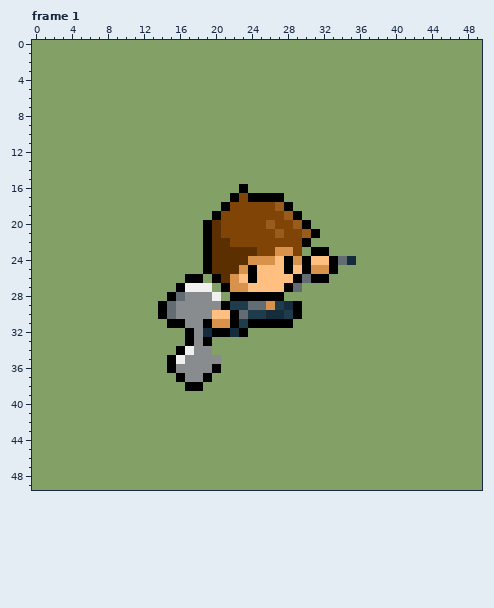
One commit to this pixel-art file: extra/joseph/joseph_running.ase. The picture above was drawn from the file before the commit.
50x50 pixels, 8 frames. Shown: frame 1. The commit also changed other frames, which this record leaves out.
And afterwards:
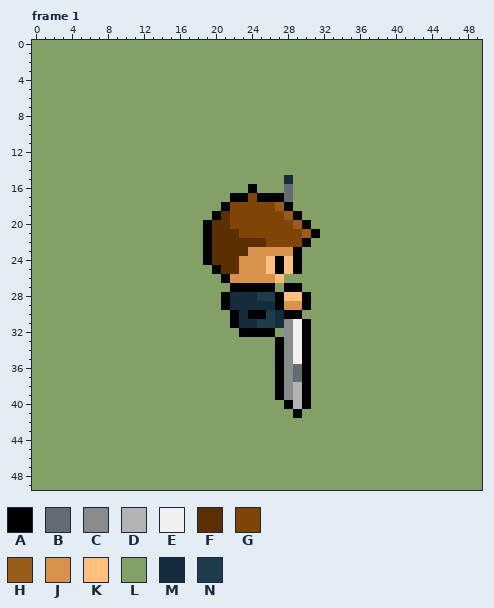
Palette (. is transparent): A #000000  B #646c73  C #888c8f  D #b3b3b3  E #f0f0f0  F #5c2f00  G #804506  H #995c1a  J #d9924c  K #ffbf80  L #83a167  M #142c3b  N #1f3c4d
The author wrote: east running sprite sheet
The exact change:
layer "south_east" now hidden
layer "east" added
Frame 1, layer "east":
y 15: x 28 L -> M
y 16: x 23..24 AL -> LA; x 28 L -> B
y 17: x 23..24 GA -> AG; x 28 L -> B
y 19: x 21 G -> F
y 20: x 21 G -> F; x 26 H -> G
y 21: x 21..22 GG -> FF; x 27 H -> G
y 22: x 22..25 GGGG -> FFFF
y 23: x 24..26 FGG -> JJJ; x 29 G -> A; x 31..32 AA -> LL
y 24: x 23 F -> J; x 26..35 JKAJAKKABM -> KAKALLLLLL
y 25: x 19..20 AF -> LA; x 24..25 AK -> JJ; x 27..33 KAKAJJA -> AKALLLL
y 26: x 17..18 AA -> LL; x 20..21 AF -> LA; x 23..26 KAKK -> JJJJ; x 28..32 KABAA -> LLLLL
y 27: x 16..19 AEEE -> LLLL; x 21..27 AJJKKKK -> LAAAAAL; x 29 B -> A
y 28: x 15..26 ABCCCELAAAAA -> LLLLLLAMMMNN; x 28..30 LLL -> KKA
y 29: x 14..20 ABCCCCC -> LLLLLLL; x 22..30 NNBBJNMAL -> MMMMMAJJA
y 30: x 14..21 ABCCCCKK -> LLLLLLLL; x 23..26 BNNM -> MAAN; x 28 N -> A
y 31: x 15..21 AACCAJJ -> LLLLLLL; x 23..30 NAAAAALL -> MMNNMCEA
y 32: x 17..22 ACMAAM -> LLLLLL; x 24..26 LLL -> AAA; x 28..30 LLL -> CEA
y 33: x 17..19 ACA -> LLL; x 27..30 LLLL -> ACEA
y 34: x 16..19 AECC -> LLLL; x 27..30 LLLL -> ACEA
y 35: x 15..20 AECCCC -> LLLLLL; x 27..30 LLLL -> ACEA
y 36: x 15..20 ACCCCA -> LLLLLL; x 27..30 LLLL -> ACBA
y 37: x 16..19 ACCA -> LLLL; x 27..30 LLLL -> ACBA
y 38: x 17..18 AA -> LL; x 27..30 LLLL -> ACDA
y 39: x 27..30 LLLL -> ACDA
y 40: x 28..30 LLL -> ADA
y 41: x 29 L -> A
